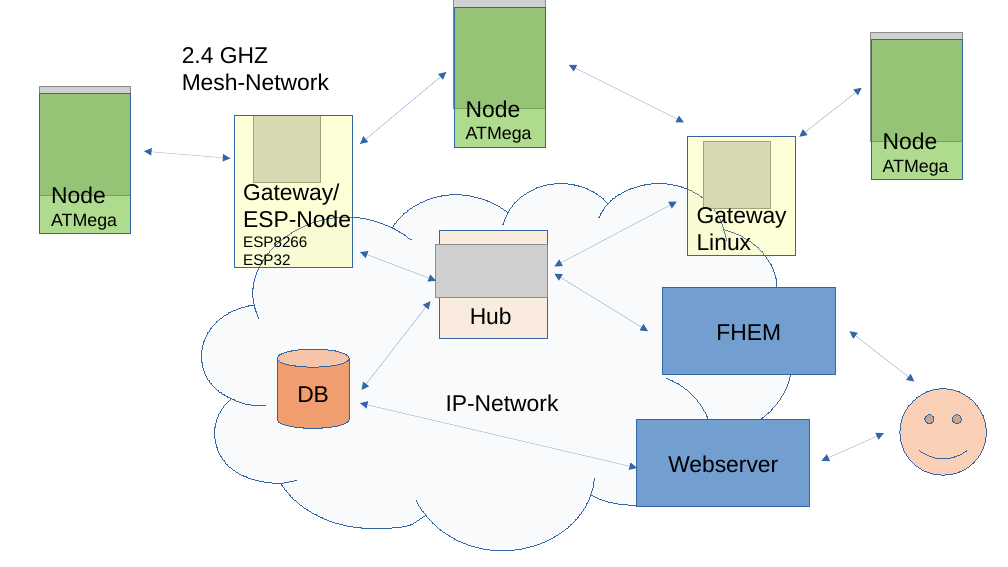
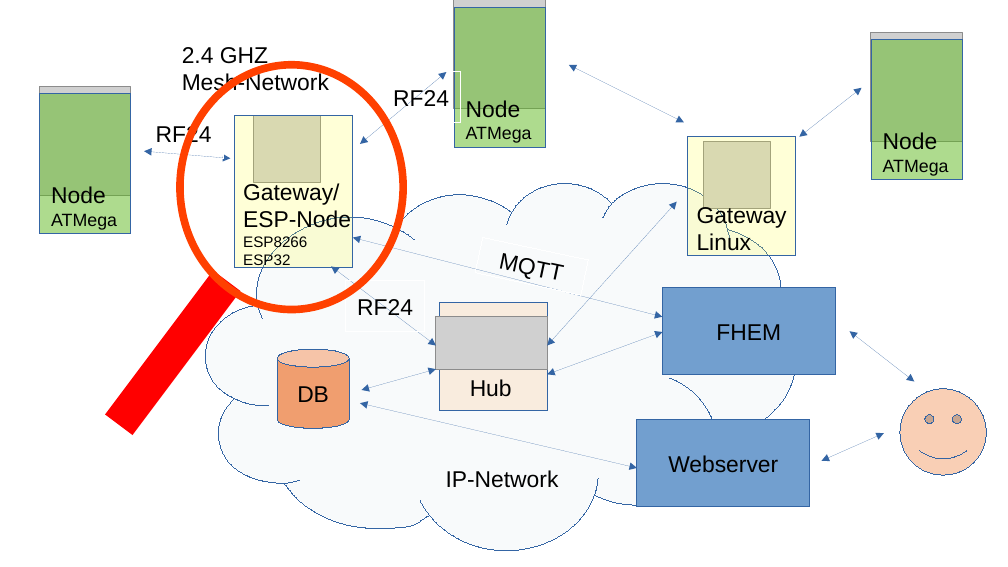
Before and after one commit to wilmsn/RF24Hub, a slide deck: slide 1 of doc/overview.odp. Drawn at 1008x567 pixels with LibreOffice and Linux fonts; fonts in the diff are those of the drawing; grey boxes stand for pictures. Boxes give left, top, right and bottom in pixels: in the first picture for what was removed or moved away, otherwise in the second. Text is boxed around its words. In the diff, an @@ line names an element or a change of style, - is before the commit and + after.

```diff
--- a/doc/overview.odp
+++ b/doc/overview.odp
@@ ellipse added at bbox=[180, 65, 403, 310], outline #FF4000 6.01 pt @@
@@ rectangle added at bbox=[381, 72, 461, 123], outline #FFFFFF 0 pt, 18 pt, text #000000 @@
+RF24
@@ rectangle added at bbox=[144, 108, 223, 158], outline #FFFFFF 0 pt, 18 pt, text #000000 @@
+RF24
@@ freeform shape: place and size @@
-freeform shape at bbox=[201, 184, 792, 552]
+freeform shape at bbox=[206, 184, 797, 552]
@@ double arrow moved from (677, 201) - (554, 266) to (677, 201) - (547, 346) @@
@@ double arrow added from (662, 316) to (353, 238), #3465A4 0 pt @@
@@ rectangle added at bbox=[475, 238, 588, 295], outline #FFFFFF 0 pt, 18 pt, text #000000 @@
+MQTT
@@ double arrow moved from (436, 281) - (360, 252) to (436, 346) - (331, 266) @@
@@ line added from (119, 425) to (227, 281), #FF0000 27.01 pt @@
@@ rectangle added at bbox=[346, 281, 425, 331], outline #FFFFFF 0 pt, 18 pt, text #000000 @@
+RF24
@@ picture: place and size @@
-picture at bbox=[436, 245, 548, 297]
+picture at bbox=[436, 316, 548, 369]
@@ rectangle: place and size @@
-rectangle at bbox=[439, 231, 547, 338]
+rectangle at bbox=[439, 303, 547, 411]
@@ double arrow moved from (554, 273) - (649, 331) to (547, 374) - (663, 332) @@
@@ double arrow moved from (431, 301) - (361, 391) to (436, 370) - (361, 391) @@
@@ text "Hub": place and size @@
-text "Hub" at bbox=[470, 307, 512, 325]
+text "Hub" at bbox=[470, 379, 512, 397]
@@ text "IP-Network": place and size @@
-text "IP-Network" at bbox=[446, 394, 559, 412]
+text "IP-Network" at bbox=[446, 470, 559, 488]
```
Also in this commit, not shown: 1 slide added, 38 other files.
